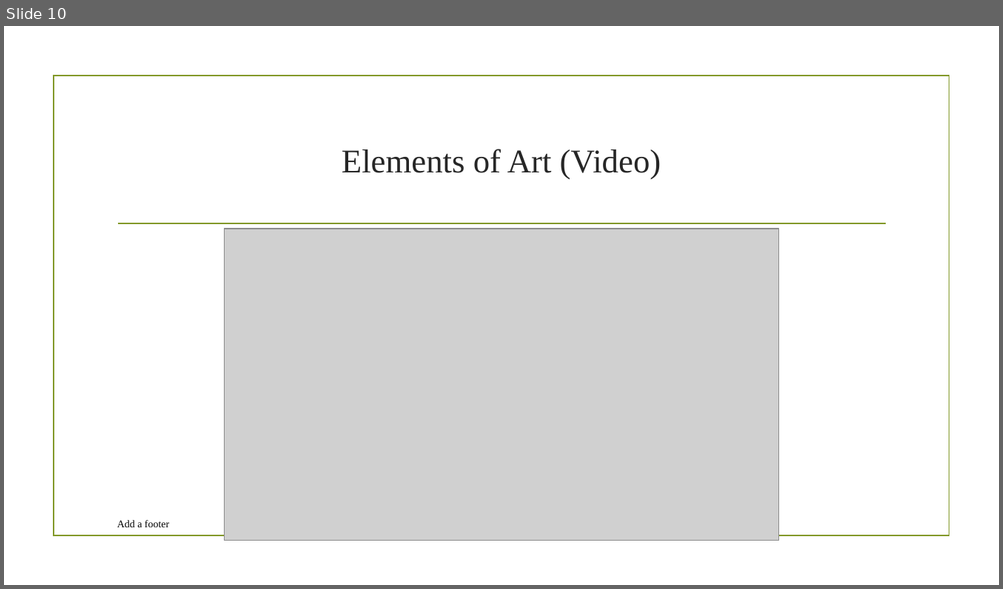
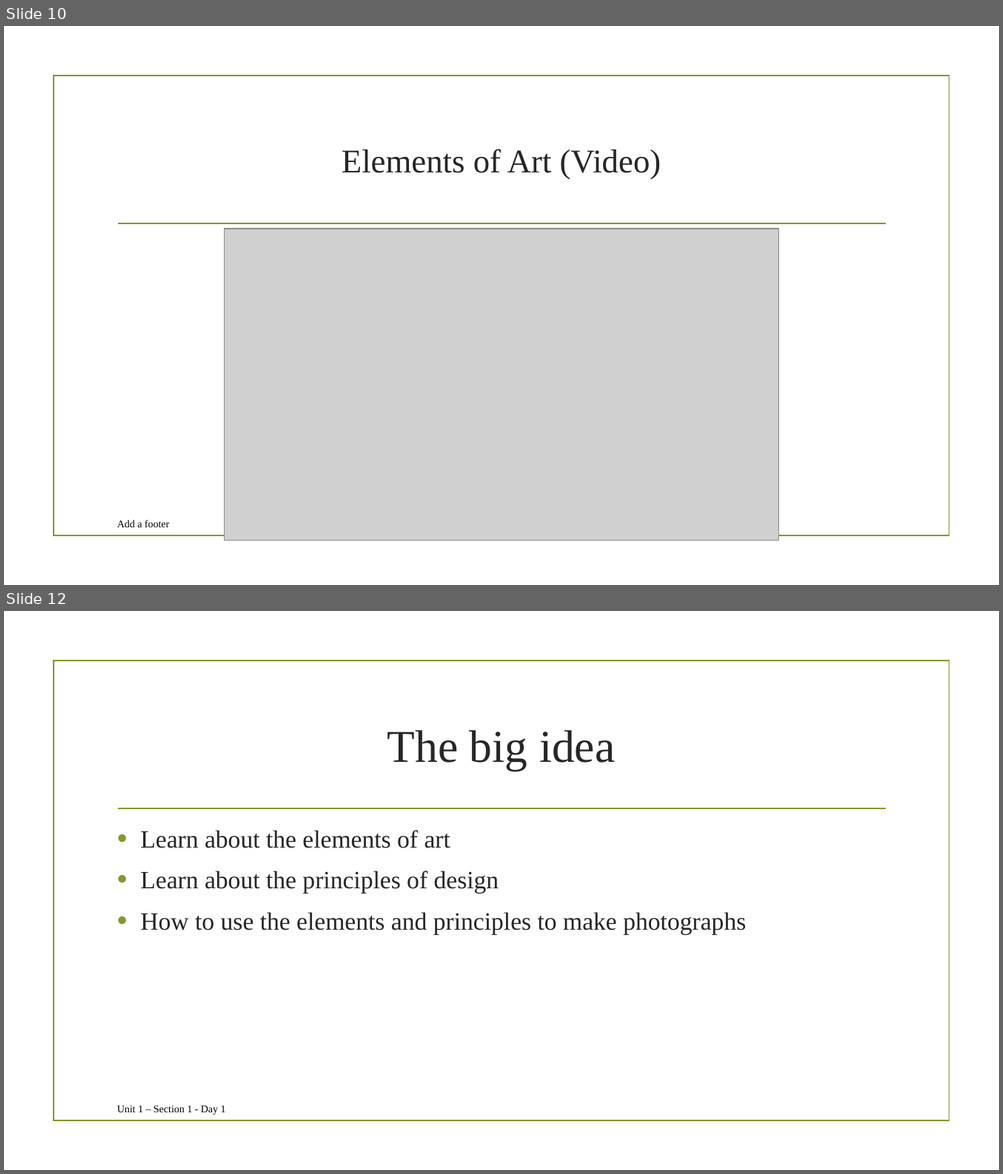
Before and after one commit to nickvertucci/Technology-Education-Curriculum, a slide deck: High School/Photography/Unit 4 - Composition and Principles of Design/Section 1 - Composiiton/Assets/Unit 4 - Section 1 - Composition.pptx. Shown one above the other, each under a label of ours: slide 10 before the commit, slides 10 and 12 after it; the slides between them are not shown. The pictures are 1003x589 and 1003x1174 pixels, drawn with LibreOffice and Linux fonts; fonts in the diff are those of the drawing; grey boxes stand for pictures; background and template pictures are left out. Boxes give left, top, right and bottom in pixels: in the first picture for what was removed or moved away, otherwise in the second. Text is boxed around its words. In the diff, an @@ line names an element or a change of style, - is before the commit and + after.

```diff
--- a/High School/Photography/Unit 4 - Composition and Principles of Design/Section 1 - Composiiton/Assets/Unit 4 - Section 1 - Composition.pptx
+++ b/High School/Photography/Unit 4 - Composition and Principles of Design/Section 1 - Composiiton/Assets/Unit 4 - Section 1 - Composition.pptx
@@ slide 12 added at (4, 611, 999, 1170), background picture (left out); not listed: 2 template elements that a slide beside it also shows @@
@@ title added at (387, 730, 614, 771), 44 pt, text #262626 @@
+The big idea
@@ text added at (140, 830, 745, 934), 24 pt, text #262626 @@
+• Learn about the elements of art
+• Learn about the principles of design
+• How to use the elements and principles to make photographs
@@ text added at (117, 1105, 226, 1115), 10 pt, text #000000 @@
+Unit 1 – Section 1 - Day 1
```
Also in this commit, not shown: 3 other slides added.
